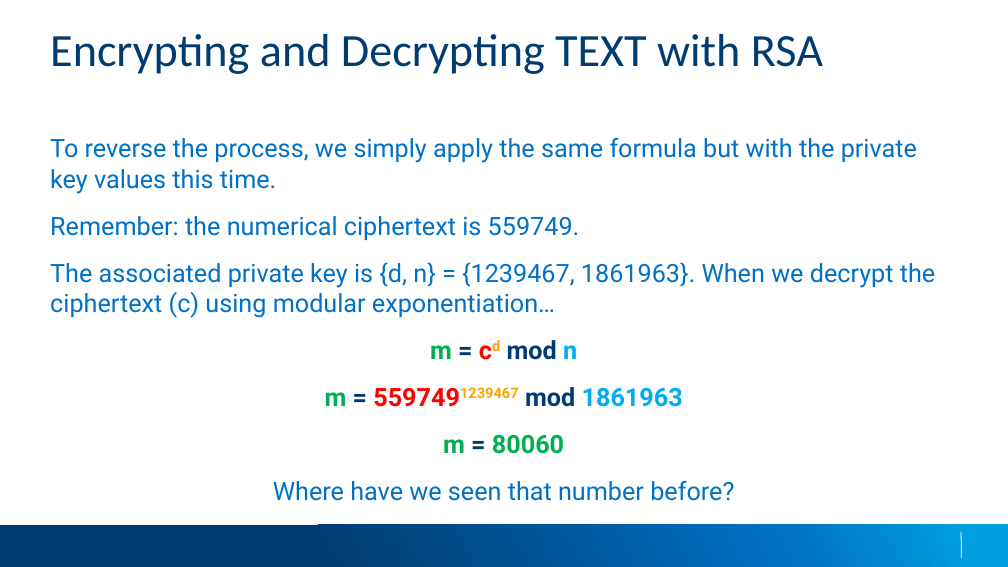
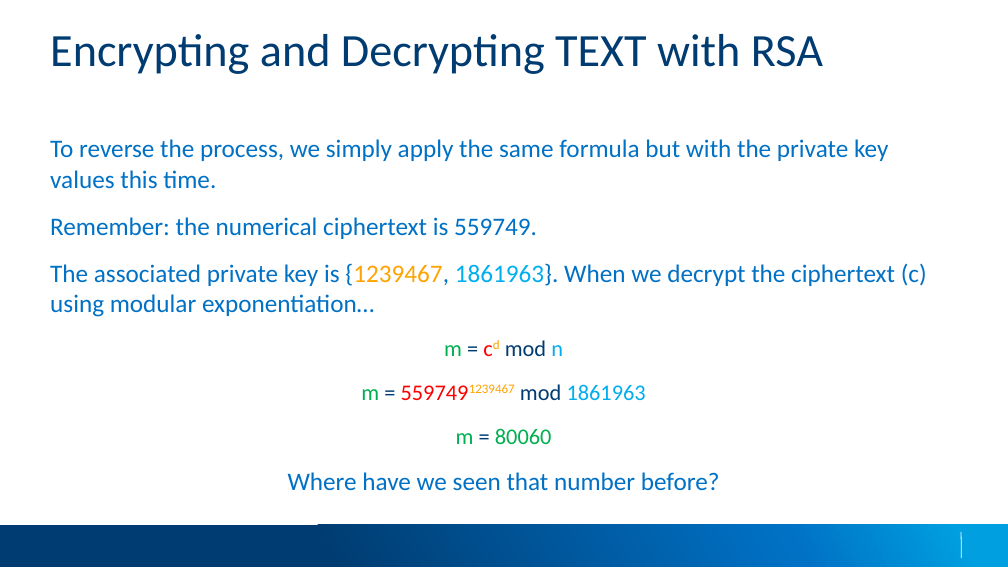
Before and after one commit to applesauce49/lincoln_high, a slide deck: slide 24 of presos/LincolnHighVisit-2023.pptx. Drawn at 1008x567 pixels with LibreOffice and Linux fonts; fonts in the diff are those of the drawing; background and template pictures are left out. Boxes give left, top, right and bottom in pixels: in the first picture for what was removed or moved away, otherwise in the second. Text is boxed around its words. In the diff, an @@ line names an element or a change of style, - is before the commit and + after.

```diff
--- a/presos/LincolnHighVisit-2023.pptx
+++ b/presos/LincolnHighVisit-2023.pptx
@@ text at (50, 139, 888, 491): font Roboto to Calibri in "To reverse the process, we simply apply ...", "Remember: the numerical ciphertext is 559749.", "m = cd mod n", "m = 5597491239467 mod 1861963" and 2 more places; size 24 to 21.3 pt, bold off in "m = cd mod n", "m = 5597491239467 mod 1861963", "m = 80060" @@
@@ text at (50, 263, 927, 317): text changed; font Roboto to Calibri @@
-The associated private key is {d, n} = {1239467, 1861963}. When we decrypt the ciphertext (c) using modular exponentiation…
+The associated private key is {1239467, 1861963}. When we decrypt the ciphertext (c) using modular exponentiation…
```
Also in this commit, not shown: 27 other slides changed, 3 slides added.
